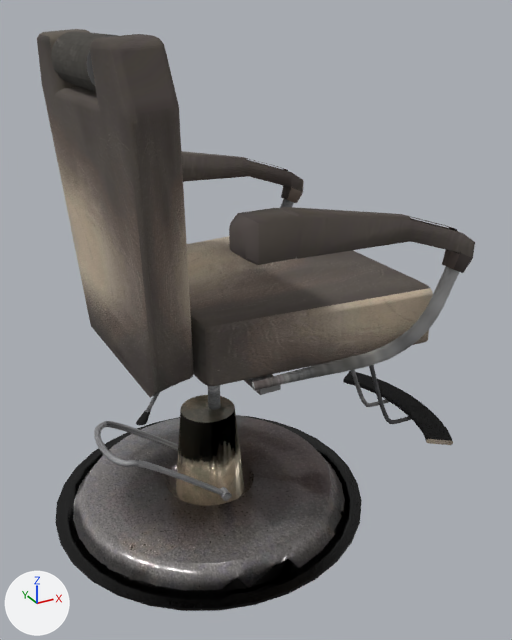
A saved change to the FBX model Assets/Meshes/Other/Chair.fbx.
Rendered twice from a 50 mm lens placed at (-1.67, -3.54, 2.97), pointed at (0.24, -0.07, 1.24). Arrows for +X, +Y and +Z are at lower left; the lights stay in place. Where no turn or scale is listed for an object, it has been applied to the vertices. Vertices at the same position are counted once.

Objects in the first picture: 'Chair', 'ChairBase', 'ChairHandle'.
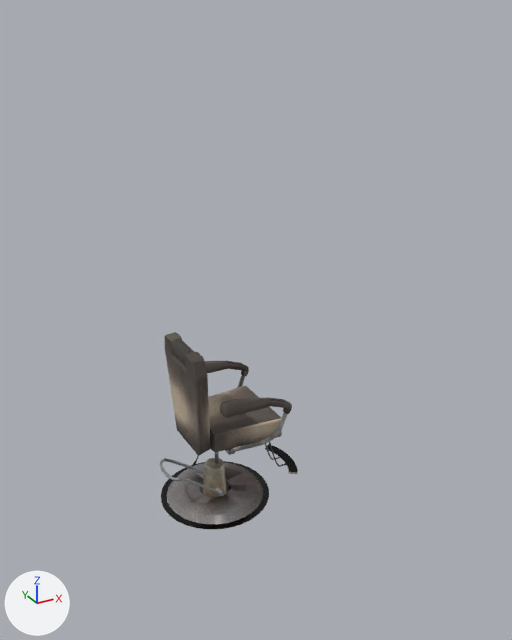
Location of each change, (x1, y1, x2, y2) in pixels of the pictures (512 x 640 px):
'Chair', mesh rescaled (69% narrower, 66% shorter): before (37, 29, 475, 445); after (165, 332, 298, 474)
'ChairBase', reshaped (65% narrower, 67% shorter): before (55, 395, 362, 611); after (161, 458, 269, 529)
'ChairHandle', mesh rescaled (53% narrower, 52% shorter): before (94, 421, 232, 501); after (160, 458, 225, 496)
part 2 of me_circle_006, added: after (161, 458, 269, 529)
part 3 of me_circle_006, cut back: before (55, 395, 362, 611)

What changed in the scene script:
```text
Change me_circle_006:
    used by ob_chairbase; location = (0.0, 0.0, 0.0)
    remove me_circle_006.from_pydata(...)  # 426 vertices, 353 faces; spans x -1.07..0.93, y -1.0..1.0, z 0.0..0.67
    add me_circle_006.from_pydata(...)  # 391 vertices, 288 faces; spans x -0.39..0.33, y -0.36..0.36, z 0.0..0.24
    me_circle_006 part 2: a new loose piece of 352 vertices spanning x -0.39..0.33, y -0.36..0.36, z 0.0..0.24, in mat_chairbase_material (picture img_chairbase_texture_jpg)
    me_circle_006 part 3: 426 vertices removed from x -1.07..0.93, y -1.0..1.0, z 0.0..0.67; 39 vertices added at x -0.35..0.26, y -0.36..0.36, z 0.01..0.24
Change me_cylinder_018:
    where me_cylinder_018.from_pydata(...)  # 286 vertices, 250 faces; spans x -0.772..-0.03, y -0.277..0.283, z 0.134..0.616
    used by ob_chairhandle; location = (0.0, 0.0, 0.0)
    me_cylinder_018 part 1: the whole mesh is scaled about its middle by 0.494, then moved by (0.197, -0.002, -0.19)
Change me_cylinder_019:
    where me_cylinder_019.from_pydata(...)  # 4926 vertices, 4495 faces; spans x -0.73..1.66, y -0.96..0.94, z 0.21..2.87
    used by ob_chair; location = (0.0, 0.0, 0.0)
    me_cylinder_019 part 4: the whole mesh is scaled about the mesh origin by (0.336, 0.328, 0.398)
```
